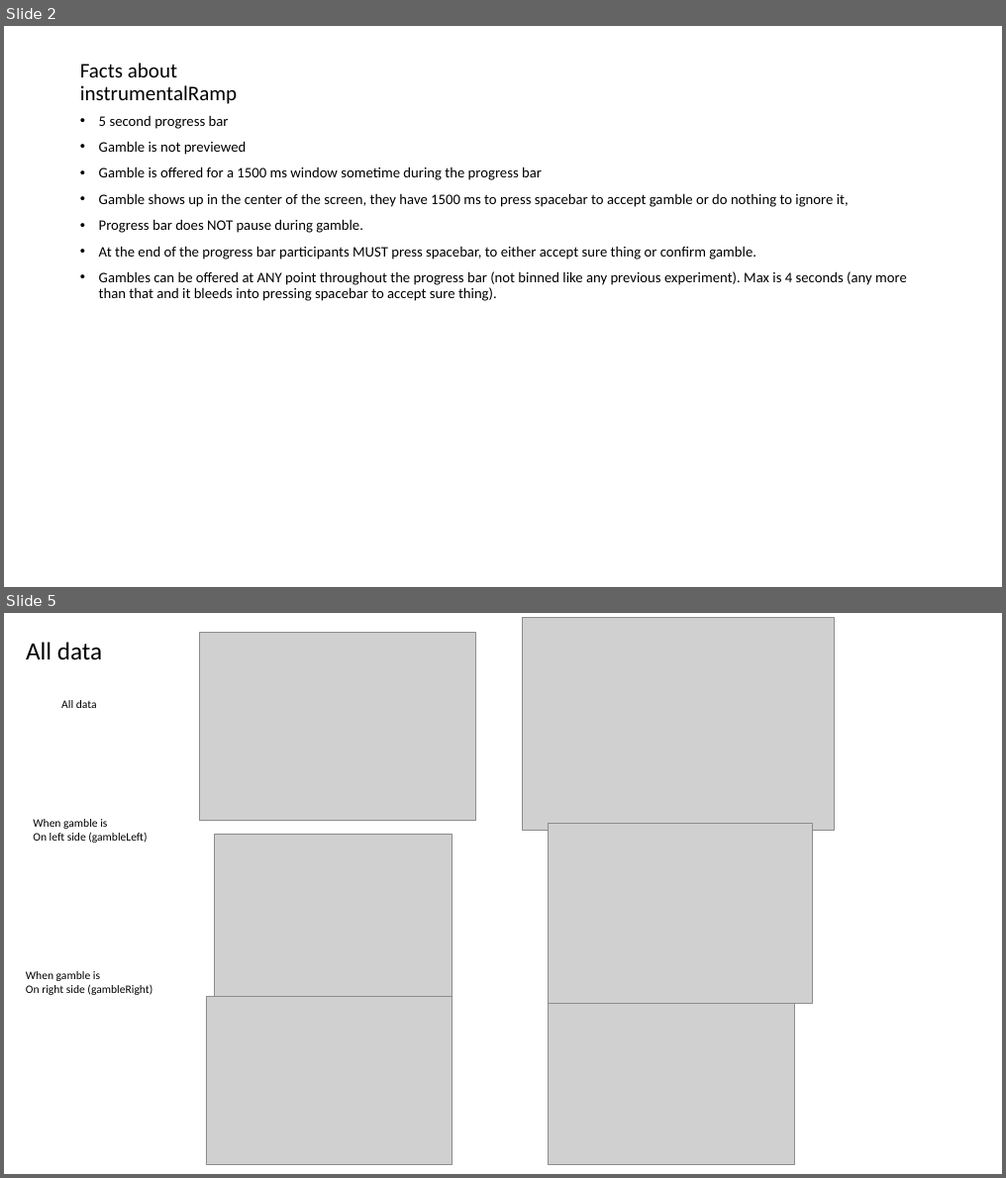
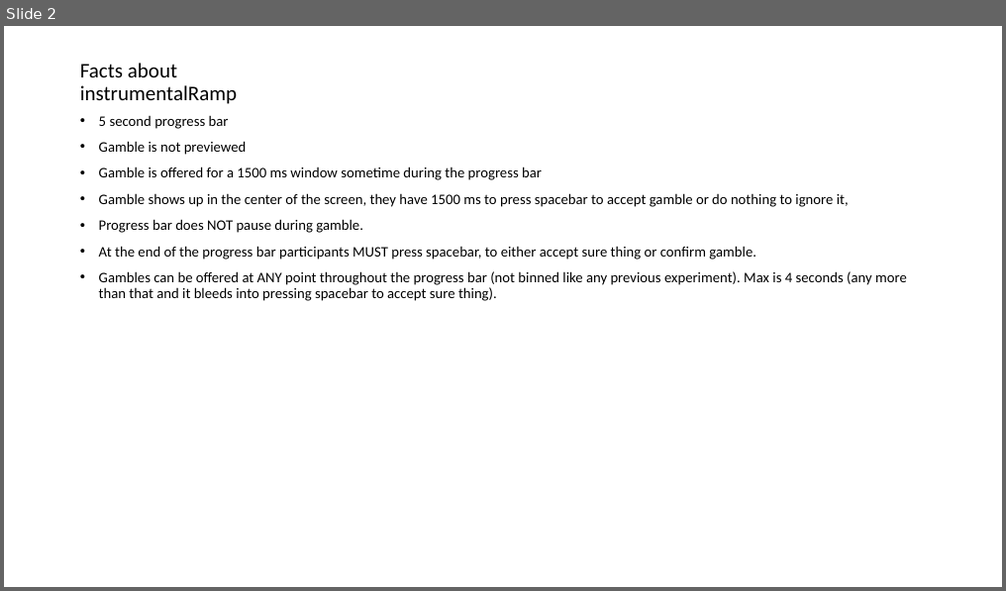
Before and after one commit to gpagnier/rampAnalysis, a slide deck: instrumentalRamp50.pptm. Shown one above the other, each under a label of ours: slides 2 and 5 before the commit, slide 2 after it; the slides between them are not shown. The pictures are 1006x1178 and 1006x591 pixels, drawn with LibreOffice and Linux fonts; fonts in the diff are those of the drawing; grey boxes stand for pictures. Boxes give left, top, right and bottom in pixels: in the first picture for what was removed or moved away, otherwise in the second. Text is boxed around its words. In the diff, an @@ line names an element or a change of style, - is before the commit and + after.

```diff
--- a/instrumentalRamp50.pptm
+++ b/instrumentalRamp50.pptm
@@ slide 5 removed at (4, 613, 1002, 1174), background #FFFFFF @@
@@ title removed at (26, 642, 102, 661) @@
-All data
@@ picture removed at (199, 632, 475, 820) @@
@@ picture removed at (522, 617, 835, 830) @@
@@ text removed at (61, 700, 97, 708) @@
-All data
@@ text removed at (33, 819, 147, 843) @@
-When gamble is
-On left side (gambleLeft)
@@ picture removed at (214, 834, 451, 996) @@
@@ picture removed at (548, 823, 812, 1004) @@
@@ text removed at (26, 971, 152, 995) @@
-When gamble is
-On right side (gambleRight)
@@ picture removed at (206, 997, 452, 1165) @@
@@ picture removed at (548, 997, 795, 1165) @@
```
Also in this commit, not shown: 10 slides changed, 4 slides added, 6 other slides removed, 15 other files.
